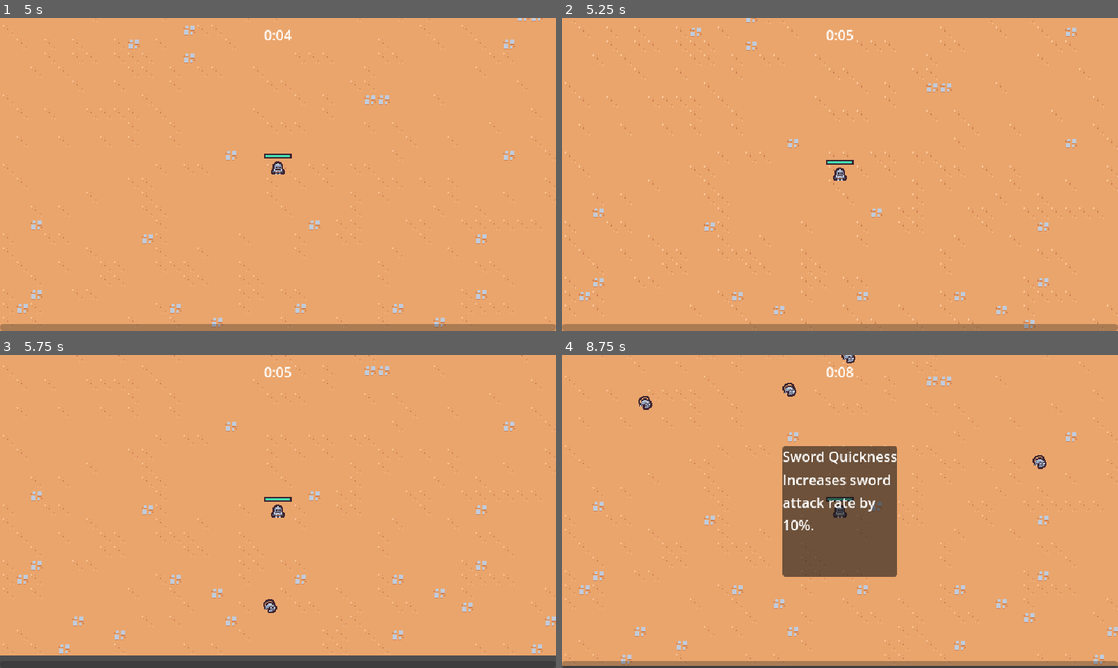
Above: before the commit, frames 1-4 (two rows, left to right).
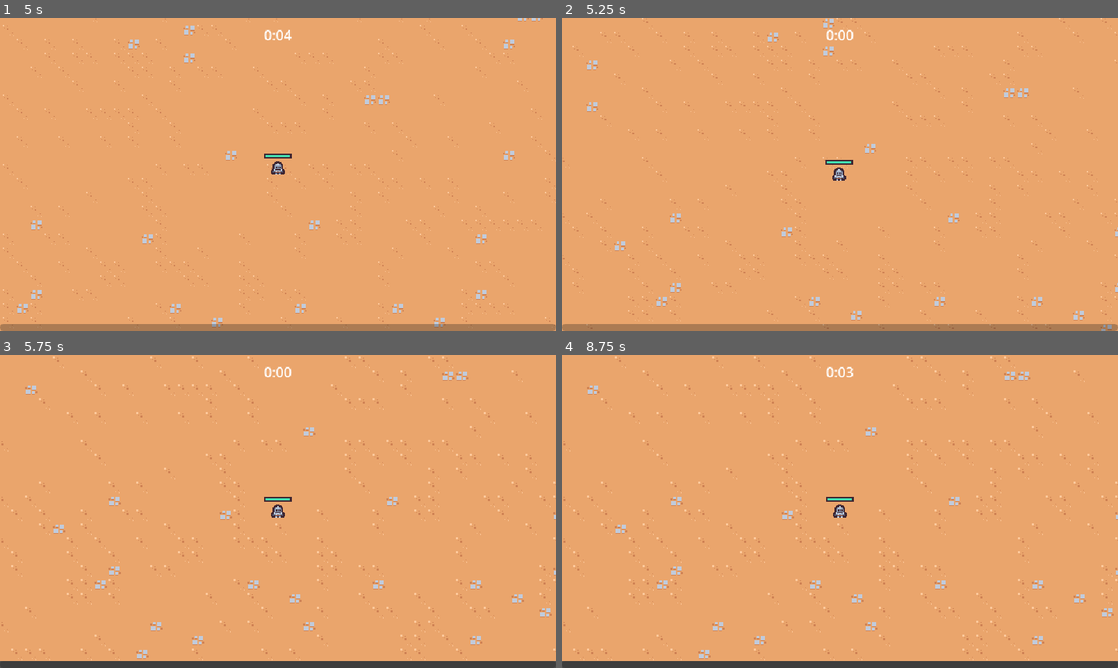
Above: after the commit, the same moments.

Repository: bartoszcholewa/2d-survivors-course
Game: Godot game, scene res://scenes/main/main.tscn
The game is run twice, just before and just after one commit, with the same random seed, the same clock (stepped at 60 frames per second) and the same inputs.
Inputs (mouse positions are in pixels of both pictures, inside the frame that each line leads up to):
- Up to frame 1 (5 s): tap Enter at 0.5, 3.5 s; move the mouse to (400, 158) at 0.52 s; press the mouse at (400, 158) at 0.53 s; hold D (move_right) 0.53-1.25 s; release the mouse at (400, 158) at 1.25 s; drag from (166, 190) to (250, 237) at 1.27 s; tap Space at 2 s; move the mouse to (333, 105) at 2.02 s; press the mouse at (333, 105) at 2.03 s; hold D (move_right) 2.03-2.75 s; release the mouse at (333, 105) at 2.75 s; drag from (250, 237) to (111, 127) at 2.77 s; move the mouse to (444, 221) at 3.52 s; press the mouse at (444, 221) at 3.53 s; hold A (move_left) 3.53-4.25 s; release the mouse at (444, 221) at 4.25 s; drag from (111, 127) to (194, 96) at 4.27 s
- Up to frame 2 (5.25 s): tap Space at 5 s; move the mouse to (867, 174) at 5.02 s; press the mouse at (867, 174) at 5.03 s; hold S (move_down) from 5.03 s (still down)
- Up to frame 3 (5.75 s): keep holding S (move_down)
- Up to frame 4 (8.75 s): release S (move_down) at 5.75 s; release the mouse at (867, 511) at 5.75 s; drag from (756, 433) to (728, 527) at 5.77 s; move the mouse to (962, 495) at 6.52 s; press the mouse at (962, 495) at 6.53 s; hold W (move_up) 6.53-7.25 s; release the mouse at (962, 495) at 7.25 s; drag from (728, 527) to (812, 574) at 7.27 s; move the mouse to (895, 442) at 8.02 s; press the mouse at (895, 442) at 8.03 s; hold S (move_down) from 8.03 s (still down)

Frame 1 is identical in both runs. In frame 2, 3.3% of the frame differs, in the area x 0-100%, y 0-100%; in frame 3, 5.5%; in frame 4, 14%.

Commit message:
Lesson 28 - Victory Screen

Diff:
--- a/scenes/game_object/player/player.tscn
+++ b/scenes/game_object/player/player.tscn
@@ -54,7 +54,6 @@
 show_percentage = false
 
 [node name="PickupArea2D" type="Area2D" parent="."]
-visible = false
 position = Vector2(0, -5)
 collision_layer = 16
 collision_mask = 0
@@ -63,7 +62,6 @@
 shape = SubResource("CircleShape2D_s3670")
 
 [node name="CollistionArea2D" type="Area2D" parent="."]
-visible = false
 collision_layer = 0
 collision_mask = 8
 
@@ -76,6 +74,5 @@
 offset = Vector2(0, -8)
 
 [node name="CollisionShape2D" type="CollisionShape2D" parent="."]
-visible = false
 position = Vector2(0, -5)
 shape = SubResource("CircleShape2D_dovo2")
--- a/scenes/manager/arena_time_manager.gd
+++ b/scenes/manager/arena_time_manager.gd
@@ -1,6 +1,17 @@
 extends Node
+
+@export var victory_screen_scene: PackedScene
 
 @onready var timer = $Timer
 
+func _ready() -> void:
+	timer.timeout.connect(on_timer_timeout)
+
+
 func get_time_elapsed():
 	return timer.wait_time - timer.time_left
+
+
+func on_timer_timeout():
+	var victory_screen_instance = victory_screen_scene.instantiate()
+	add_child(victory_screen_instance)
--- a/scenes/manager/arena_time_manager.tscn
+++ b/scenes/manager/arena_time_manager.tscn
@@ -1,11 +1,13 @@
-[gd_scene load_steps=2 format=3 uid="uid://bs7aya0wlq53n"]
+[gd_scene load_steps=3 format=3 uid="uid://bs7aya0wlq53n"]
 
 [ext_resource type="Script" uid="uid://65e8a8kqq6tw" path="res://scenes/manager/arena_time_manager.gd" id="1_h76kk"]
+[ext_resource type="PackedScene" uid="uid://cj38gilyogc67" path="res://scenes/ui/victory_screen.tscn" id="2_msres"]
 
 [node name="ArenaTimeManager" type="Node"]
 script = ExtResource("1_h76kk")
+victory_screen_scene = ExtResource("2_msres")
 
 [node name="Timer" type="Timer" parent="."]
-wait_time = 60.0
+wait_time = 5.0
 one_shot = true
 autostart = true
--- /dev/null
+++ b/scenes/ui/victory_screen.gd
@@ -0,0 +1,14 @@
+extends CanvasLayer
+
+
+func _ready() -> void:
+	get_tree().paused = true
+	$%RestartButton.pressed.connect(on_restart_button_pressed)
+	$%QuitButton.pressed.connect(on_quit_button_pressed)
+
+func on_restart_button_pressed():
+	get_tree().paused = false
+	get_tree().change_scene_to_file("res://scenes/main/main.tscn")
+
+func on_quit_button_pressed():
+	get_tree().quit()
--- /dev/null
+++ b/scenes/ui/victory_screen.tscn
@@ -0,0 +1,52 @@
+[gd_scene load_steps=2 format=3 uid="uid://cj38gilyogc67"]
+
+[ext_resource type="Script" uid="uid://cqi7gqpgjygoq" path="res://scenes/ui/victory_screen.gd" id="1_dtet5"]
+
+[node name="VictoryScreen" type="CanvasLayer"]
+process_mode = 3
+script = ExtResource("1_dtet5")
+
+[node name="MarginContainer" type="MarginContainer" parent="."]
+anchors_preset = 15
+anchor_right = 1.0
+anchor_bottom = 1.0
+grow_horizontal = 2
+grow_vertical = 2
+
+[node name="PanelContainer" type="PanelContainer" parent="MarginContainer"]
+layout_mode = 2
+size_flags_horizontal = 4
+size_flags_vertical = 4
+
+[node name="MarginContainer" type="MarginContainer" parent="MarginContainer/PanelContainer"]
+custom_minimum_size = Vector2(180, 0)
+layout_mode = 2
+theme_override_constants/margin_left = 8
+theme_override_constants/margin_top = 8
+theme_override_constants/margin_right = 8
+theme_override_constants/margin_bottom = 8
+
+[node name="VBoxContainer" type="VBoxContainer" parent="MarginContainer/PanelContainer/MarginContainer"]
+layout_mode = 2
+
+[node name="Label" type="Label" parent="MarginContainer/PanelContainer/MarginContainer/VBoxContainer"]
+layout_mode = 2
+theme_override_font_sizes/font_size = 24
+text = "Victory"
+horizontal_alignment = 1
+vertical_alignment = 1
+
+[node name="Label2" type="Label" parent="MarginContainer/PanelContainer/MarginContainer/VBoxContainer"]
+layout_mode = 2
+text = "You won!"
+horizontal_alignment = 1
+
+[node name="RestartButton" type="Button" parent="MarginContainer/PanelContainer/MarginContainer/VBoxContainer"]
+unique_name_in_owner = true
+layout_mode = 2
+text = "Restart"
+
+[node name="QuitButton" type="Button" parent="MarginContainer/PanelContainer/MarginContainer/VBoxContainer"]
+unique_name_in_owner = true
+layout_mode = 2
+text = "Quit"
Not shown, added: scenes/ui/victory_screen.gd.uid
